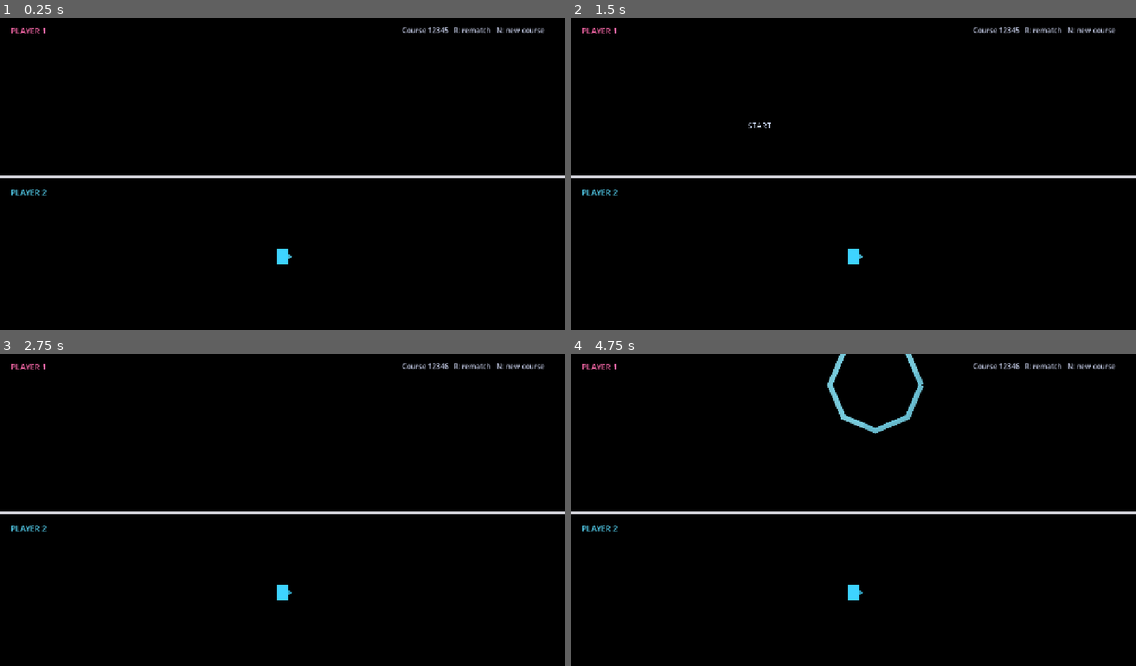
Above: before the commit, frames 1-4 (two rows, left to right).
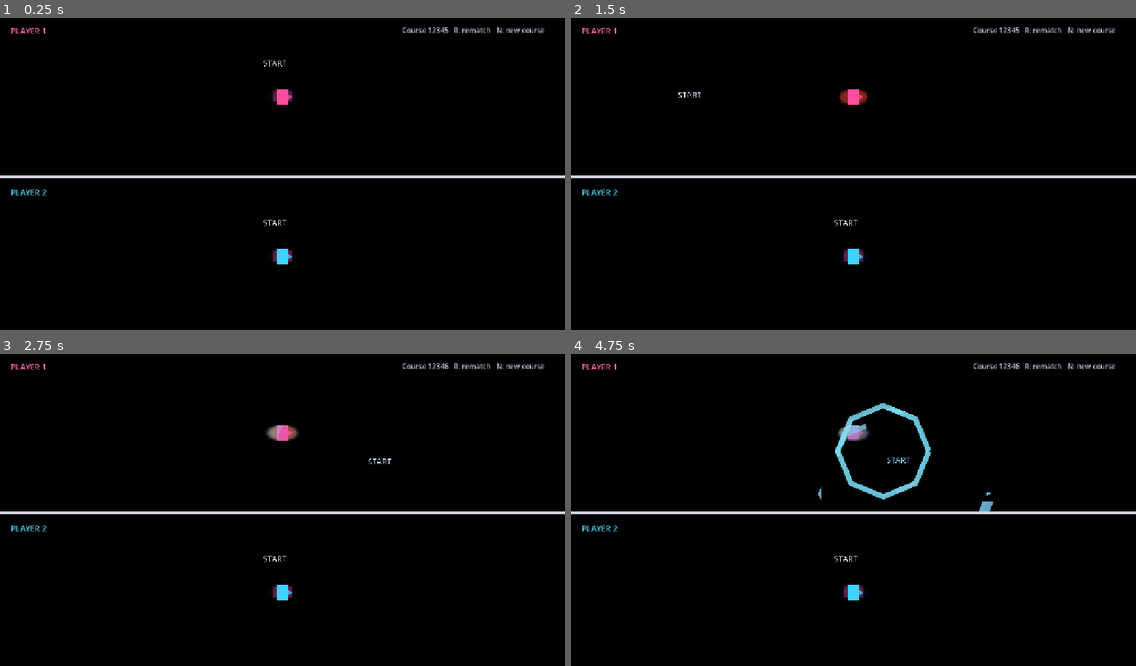
Above: after the commit, the same moments.

Repository: ketr4x/Haven
Game: Godot game, scene res://scenes/game/race.tscn
The game is run twice, just before and just after one commit, with the same random seed, the same clock (stepped at 60 frames per second) and the same inputs.
Inputs:
- Up to frame 1 (0.25 s): no input
- Up to frame 2 (1.5 s): tap Enter at 0.5 s; hold D (p1_right) from 0.53 s (still down); tap S (p1_shout) at 0.6 s; tap W (p1_jump) at 0.77, 0.8, 1.07, 1.35 s
- Up to frame 3 (2.75 s): tap W (p1_jump) at 1.52, 1.82, 2.3 s; tap S (p1_shout) at 1.55 s; release D (p1_right) at 2.03 s; hold A (p1_left) from 2.03 s (still down); hold N (new_seed) from 2.03 s (still down)
- Up to frame 4 (4.75 s): release A (p1_left) at 2.78 s; release N (new_seed) at 2.78 s; hold D (p1_right) 2.78-4.28 s; tap S (p1_shout) at 2.85, 3.6, 4.55 s; tap W (p1_jump) at 3.02, 3.32, 3.77, 3.8, 4.07, 4.35, 4.52 s; tap R (restart) at 4.25 s; hold A (p1_left) from 4.28 s (still down)

The runs differ from the first frame. In frame 1, 0.3% of the frame differs, in the area x 46-52%, y 13-79%; in frame 2, 0.4%; in frame 3, 0.4%; in frame 4, 1.9%, in the area x 43-75%, y 0-79%.

Commit message:
Fix isolated echo world placement

Diff:
--- a/assets/shaders/echolocation_overlay.gdshader
+++ b/assets/shaders/echolocation_overlay.gdshader
@@ -22,9 +22,13 @@
 
 	vec3 edge_color = mix(vec3(0.15, 0.72, 1.0), vec3(0.9, 0.97, 1.0), edge);
 	vec3 source = texture(screen_texture, SCREEN_UV).rgb;
-	float signal_pixel = step(0.72, source.b) * step(0.52, source.g);
+	float cyan_player = step(0.72, source.b) * step(0.52, source.g);
+	float pink_player = step(0.72, source.r) * step(0.34, source.b) * (1.0 - step(0.7, source.g));
+	float player_pixel = max(cyan_player, pink_player);
+	float player_window = 1.0 - smoothstep(0.025, 0.06, distance_to_center);
 	vec3 echo = edge_color * edge * echo_area * reveal_strength;
-	echo = max(echo, source * signal_pixel);
+	echo = max(echo, source * max(player_pixel, player_window));
 	float reveal_alpha = 1.0 - echo_area * reveal_strength * 0.9;
+	reveal_alpha = min(reveal_alpha, 1.0 - player_window);
 	COLOR = vec4(echo, reveal_alpha);
 }
--- a/scenes/game/race.tscn
+++ b/scenes/game/race.tscn
@@ -1,19 +1,7 @@
-[gd_scene load_steps=15 format=3]
+[gd_scene load_steps=3 format=3]
 
 [ext_resource type="Script" path="res://scripts/game/race.gd" id="1_race"]
-[ext_resource type="Script" path="res://scripts/generator/course_generator.gd" id="2_generator"]
-[ext_resource type="PackedScene" path="res://scenes/player/player.tscn" id="3_player"]
-[ext_resource type="PackedScene" path="res://scenes/game/finish_area.tscn" id="4_finish_area"]
-[ext_resource type="PackedScene" path="res://scenes/levels/chunks/chunk_start.tscn" id="5_start"]
-[ext_resource type="PackedScene" path="res://scenes/levels/chunks/chunk_flat.tscn" id="6_flat"]
-[ext_resource type="PackedScene" path="res://scenes/levels/chunks/chunk_step_up.tscn" id="7_step_up"]
-[ext_resource type="PackedScene" path="res://scenes/levels/chunks/chunk_step_down.tscn" id="8_step_down"]
-[ext_resource type="PackedScene" path="res://scenes/levels/chunks/chunk_bridge.tscn" id="9_bridge"]
-[ext_resource type="PackedScene" path="res://scenes/levels/chunks/chunk_finish.tscn" id="10_finish"]
-[ext_resource type="PackedScene" path="res://scenes/effects/sound_wave.tscn" id="11_wave"]
-[ext_resource type="PackedScene" path="res://scenes/effects/reveal_ring.tscn" id="12_ring"]
-[ext_resource type="PackedScene" path="res://scenes/effects/echo_overlay.tscn" id="13_overlay"]
-[ext_resource type="PackedScene" path="res://scenes/game/player_world.tscn" id="14_player_world"]
+[ext_resource type="PackedScene" path="res://scenes/game/player_world.tscn" id="2_player_world"]
 
 [node name="Race" type="Control"]
 layout_mode = 3
@@ -23,47 +11,6 @@
 grow_horizontal = 2
 grow_vertical = 2
 script = ExtResource("1_race")
-sound_wave_scene = ExtResource("11_wave")
-reveal_ring_scene = ExtResource("12_ring")
-
-[node name="SharedSimulation" type="Node2D" parent="."]
-
-[node name="Background" type="Polygon2D" parent="SharedSimulation"]
-z_index = -10
-position = Vector2(1280, 360)
-polygon = PackedVector2Array(-1280, -360, 1280, -360, 1280, 360, -1280, 360)
-color = Color(0.025, 0.035, 0.075, 1)
-
-[node name="CourseGenerator" type="Node2D" parent="SharedSimulation"]
-position = Vector2(120, 650)
-script = ExtResource("2_generator")
-start_chunk = ExtResource("5_start")
-traversal_chunks = Array[PackedScene]([ExtResource("6_flat"), ExtResource("7_step_up"), ExtResource("8_step_down"), ExtResource("9_bridge")])
-finish_chunk = ExtResource("10_finish")
-traversal_count = 5
-seed_value = 12345
-
-[node name="GeneratedChunks" type="Node2D" parent="SharedSimulation/CourseGenerator"]
-
-[node name="PlayerOne" parent="SharedSimulation" instance=ExtResource("3_player")]
-modulate = Color(1, 0.32, 0.62, 1)
-left_action = &"p1_left"
-right_action = &"p1_right"
-jump_action = &"p1_jump"
-shout_action = &"p1_shout"
-camera_enabled = false
-
-[node name="PlayerTwo" parent="SharedSimulation" instance=ExtResource("3_player")]
-modulate = Color(0.25, 0.85, 1, 1)
-left_action = &"p2_left"
-right_action = &"p2_right"
-jump_action = &"p2_jump"
-shout_action = &"p2_shout"
-camera_enabled = false
-
-[node name="FinishArea" parent="SharedSimulation" instance=ExtResource("4_finish_area")]
-
-[node name="Waves" type="Node2D" parent="SharedSimulation"]
 
 [node name="Presentation" type="CanvasLayer" parent="."]
 
@@ -89,26 +36,17 @@
 [node name="TopViewport" type="SubViewport" parent="Presentation/SplitScreen/TopContainer"]
 handle_input_locally = false
 size = Vector2i(1280, 358)
+disable_3d = true
 transparent_bg = false
 render_target_update_mode = 4
 
-[node name="TopCamera" type="Camera2D" parent="Presentation/SplitScreen/TopContainer/TopViewport"]
-enabled = false
-position_smoothing_enabled = true
-position_smoothing_speed = 12.0
-
-[node name="PlayerOneWorld" parent="Presentation/SplitScreen/TopContainer/TopViewport" instance=ExtResource("14_player_world")]
+[node name="PlayerOneWorld" parent="Presentation/SplitScreen/TopContainer/TopViewport" instance=ExtResource("2_player_world")]
 player_number = 1
 left_action = &"p1_left"
 right_action = &"p1_right"
 jump_action = &"p1_jump"
 shout_action = &"p1_shout"
 player_color = Color(1, 0.32, 0.62, 1)
-
-[node name="TopEchoCanvas" type="CanvasLayer" parent="Presentation/SplitScreen/TopContainer/TopViewport"]
-visible = false
-
-[node name="EchoOverlay" parent="Presentation/SplitScreen/TopContainer/TopViewport/TopEchoCanvas" instance=ExtResource("13_overlay")]
 
 [node name="Divider" type="ColorRect" parent="Presentation/SplitScreen"]
 layout_mode = 1
@@ -137,26 +75,17 @@
 [node name="BottomViewport" type="SubViewport" parent="Presentation/SplitScreen/BottomContainer"]
 handle_input_locally = false
 size = Vector2i(1280, 358)
+disable_3d = true
 transparent_bg = false
 render_target_update_mode = 4
 
-[node name="BottomCamera" type="Camera2D" parent="Presentation/SplitScreen/BottomContainer/BottomViewport"]
-enabled = false
-position_smoothing_enabled = true
-position_smoothing_speed = 12.0
-
-[node name="PlayerTwoWorld" parent="Presentation/SplitScreen/BottomContainer/BottomViewport" instance=ExtResource("14_player_world")]
+[node name="PlayerTwoWorld" parent="Presentation/SplitScreen/BottomContainer/BottomViewport" instance=ExtResource("2_player_world")]
 player_number = 2
 left_action = &"p2_left"
 right_action = &"p2_right"
 jump_action = &"p2_jump"
 shout_action = &"p2_shout"
 player_color = Color(0.25, 0.85, 1, 1)
-
-[node name="BottomEchoCanvas" type="CanvasLayer" parent="Presentation/SplitScreen/BottomContainer/BottomViewport"]
-visible = false
-
-[node name="EchoOverlay" parent="Presentation/SplitScreen/BottomContainer/BottomViewport/BottomEchoCanvas" instance=ExtResource("13_overlay")]
 
 [node name="GlobalUi" type="CanvasLayer" parent="."]
 
--- a/scripts/game/player_world.gd
+++ b/scripts/game/player_world.gd
@@ -65,11 +65,19 @@
 
 
 func _on_course_generated(_seed: int, _signature: String) -> void:
-	_player.global_position = _generator.player_spawn
+	var generator_origin := _generator.global_position
+	_player.global_position = generator_origin + _generator.player_spawn
 	_player.velocity = Vector2.ZERO
-	_finish_area.global_position = _generator.finish_position
+	_finish_area.global_position = generator_origin + _generator.finish_position
 	_finish_area.monitoring = true
 	_activated_pulses.clear()
+	_clear_waves()
+
+
+func _clear_waves() -> void:
+	for wave in _waves.get_children():
+		_waves.remove_child(wave)
+		wave.queue_free()
 
 
 func _on_finish_area_player_finished(_finisher: RezonansPlayer) -> void:
--- a/scripts/game/race.gd
+++ b/scripts/game/race.gd
@@ -9,8 +9,6 @@
 var _race_finished: bool = false
 
 func _ready() -> void:
-	$SharedSimulation.visible = false
-	$SharedSimulation.process_mode = Node.PROCESS_MODE_DISABLED
 	_player_one_world.player_finished.connect(_on_player_finished)
 	_player_two_world.player_finished.connect(_on_player_finished)
 	_generate_race(_seed)
--- /dev/null
+++ b/tests/player_world_echo_check.gd
@@ -0,0 +1,34 @@
+extends SceneTree
+
+const PLAYER_WORLD := preload("res://scenes/game/player_world.tscn")
+
+var _boost_started: bool = false
+
+func _initialize() -> void:
+	var world := PLAYER_WORLD.instantiate() as PlayerWorld
+	root.add_child(world)
+	await process_frame
+	world.generate_course(12_345)
+	await physics_frame
+
+	var generator := world.get_node("CourseGenerator") as CourseGenerator
+	var player := world.get_node("Player") as RezonansPlayer
+	assert(player.global_position == generator.global_position + generator.player_spawn)
+	player.rebound_boost_started.connect(_on_boost_started)
+
+	world._on_player_pulsed(player.global_position, Vector2.RIGHT, 60.0, 16)
+	for frame in 120:
+		await physics_frame
+		if _boost_started:
+			break
+
+	assert(_boost_started)
+	var overlay := world.get_node("EchoCanvas/EchoOverlay") as EchoOverlay
+	var overlay_material := overlay.material as ShaderMaterial
+	assert(float(overlay_material.get_shader_parameter("reveal_strength")) > 0.0)
+	print("Player world echo check passed.")
+	quit()
+
+
+func _on_boost_started() -> void:
+	_boost_started = true
--- a/tests/race_shell_check.gd
+++ b/tests/race_shell_check.gd
@@ -18,6 +18,9 @@
 	assert(player_one_generator != player_two_generator)
 	assert(player_one_generator.seed_value == player_two_generator.seed_value)
 	assert(player_one_generator.course_signature == player_two_generator.course_signature)
+	var player_two := player_two_world.get_node("Player") as RezonansPlayer
+	assert(player_one.global_position == player_one_generator.global_position + player_one_generator.player_spawn)
+	assert(player_two.global_position == player_two_generator.global_position + player_two_generator.player_spawn)
 
 	finish_area._on_body_entered(player_one)
 	var winner_label := race.get_node("GlobalUi/Winner") as Label
Not shown, added: tests/player_world_echo_check.gd.uid
Not shown, changed: AGENTS.md
